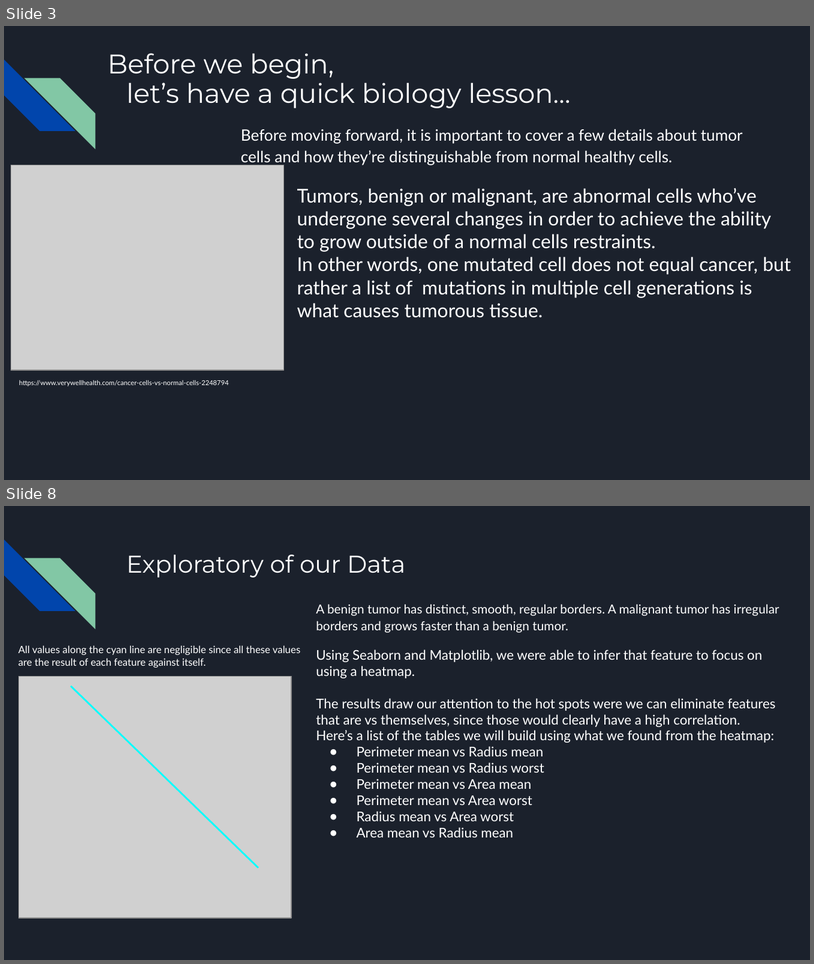
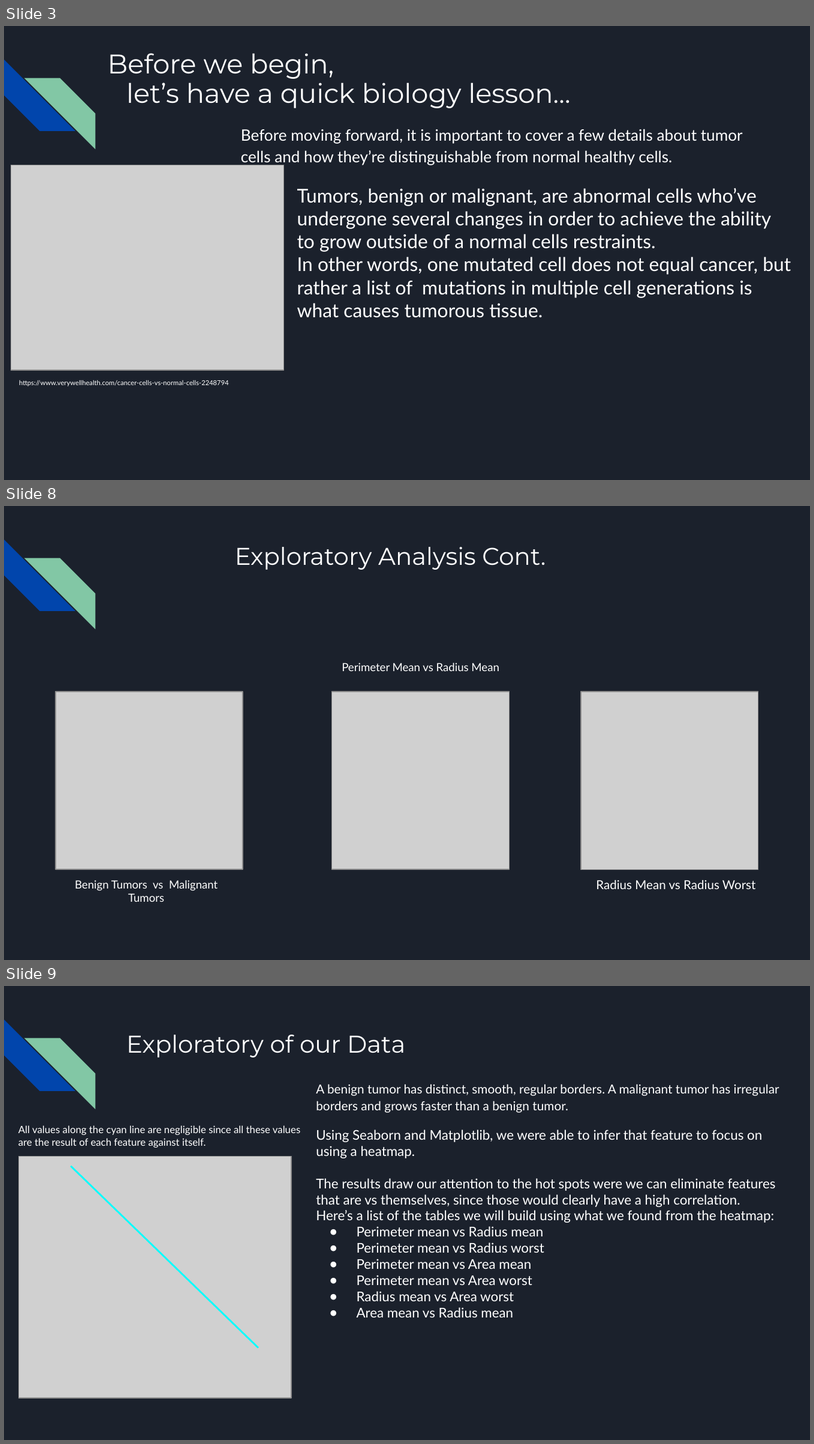
Before and after one commit to brojas12/Group_Project_4, a slide deck: Predicting the Presence of Cancer in Breast Cancer Cells.pptx. Shown one above the other, each under a label of ours: slides 3 and 8 before the commit, slides 3, 8 and 9 after it; the slides between them are not shown. The pictures are 814x964 and 814x1444 pixels, drawn with LibreOffice and Linux fonts; fonts in the diff are those of the drawing; grey boxes stand for pictures. Boxes give left, top, right and bottom in pixels: in the first picture for what was removed or moved away, otherwise in the second. Text is boxed around its words. In the diff, an @@ line names an element or a change of style, - is before the commit and + after.

```diff
--- a/Predicting the Presence of Cancer in Breast Cancer Cells.pptx
+++ b/Predicting the Presence of Cancer in Breast Cancer Cells.pptx
@@ slide 8 added at (4,506,810,960), background #1B212C; not listed: 2 template elements that a slide beside it also shows @@
@@ title added at (235,547,546,570), 21.6 pt, text #FFFFFF @@
+Exploratory Analysis Cont.
@@ text added at (342,663,499,671), 10 pt, text #FFFFFF @@
+Perimeter Mean vs Radius Mean
@@ picture added at (56,691,243,869) @@
@@ picture added at (332,691,510,869) @@
@@ picture added at (581,691,759,870) @@
@@ text added at (75,880,218,901), 10 pt, text #FFFFFF @@
+Benign Tumors vs Malignant Tumors
@@ text added at (596,880,756,889), 11 pt, text #FFFFFF @@
+Radius Mean vs Radius Worst
@@ what was slide 8 is now slide 9 @@
```
Also in this commit, not shown: 4 slides changed, 3 other slides added, 2 slides removed.
